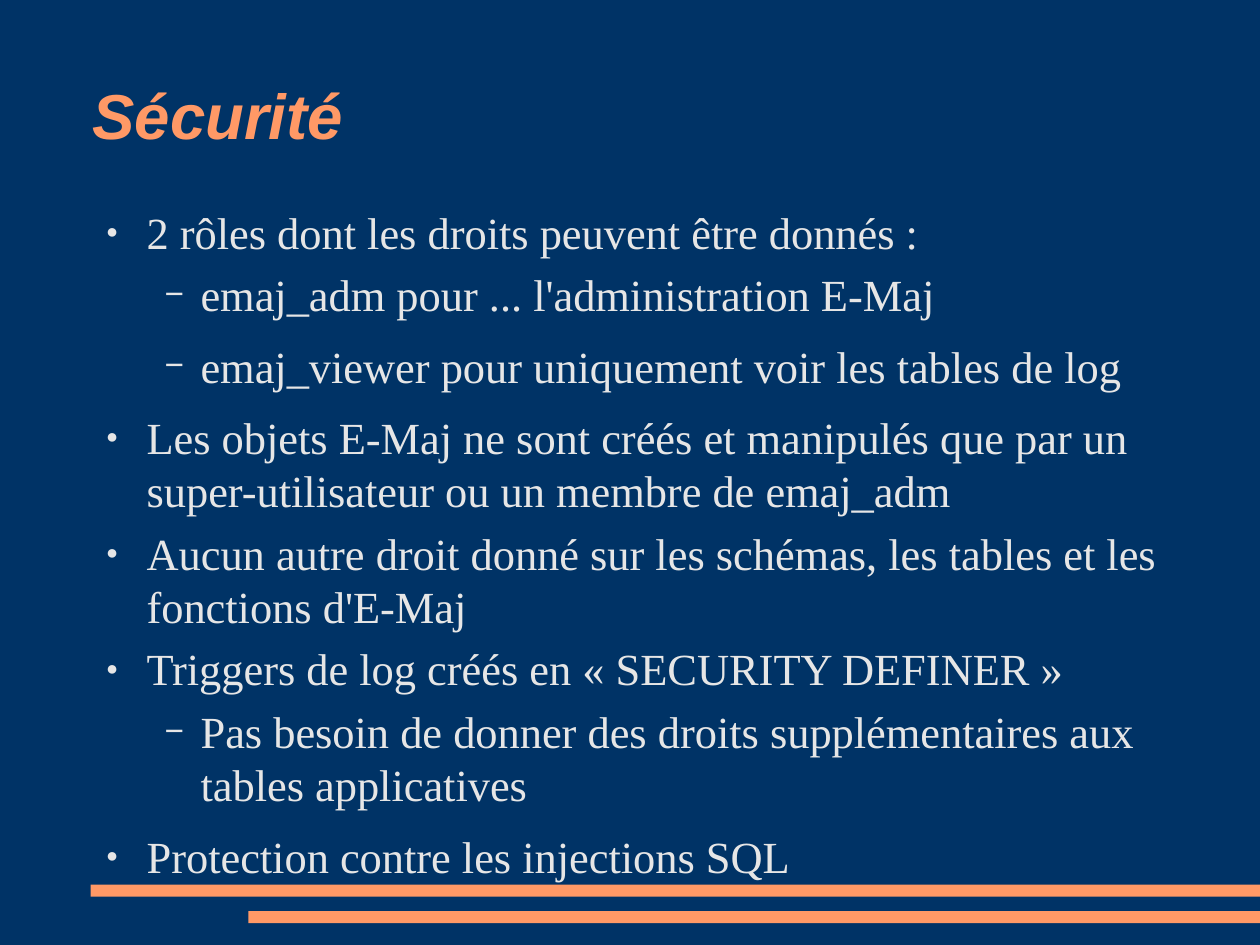
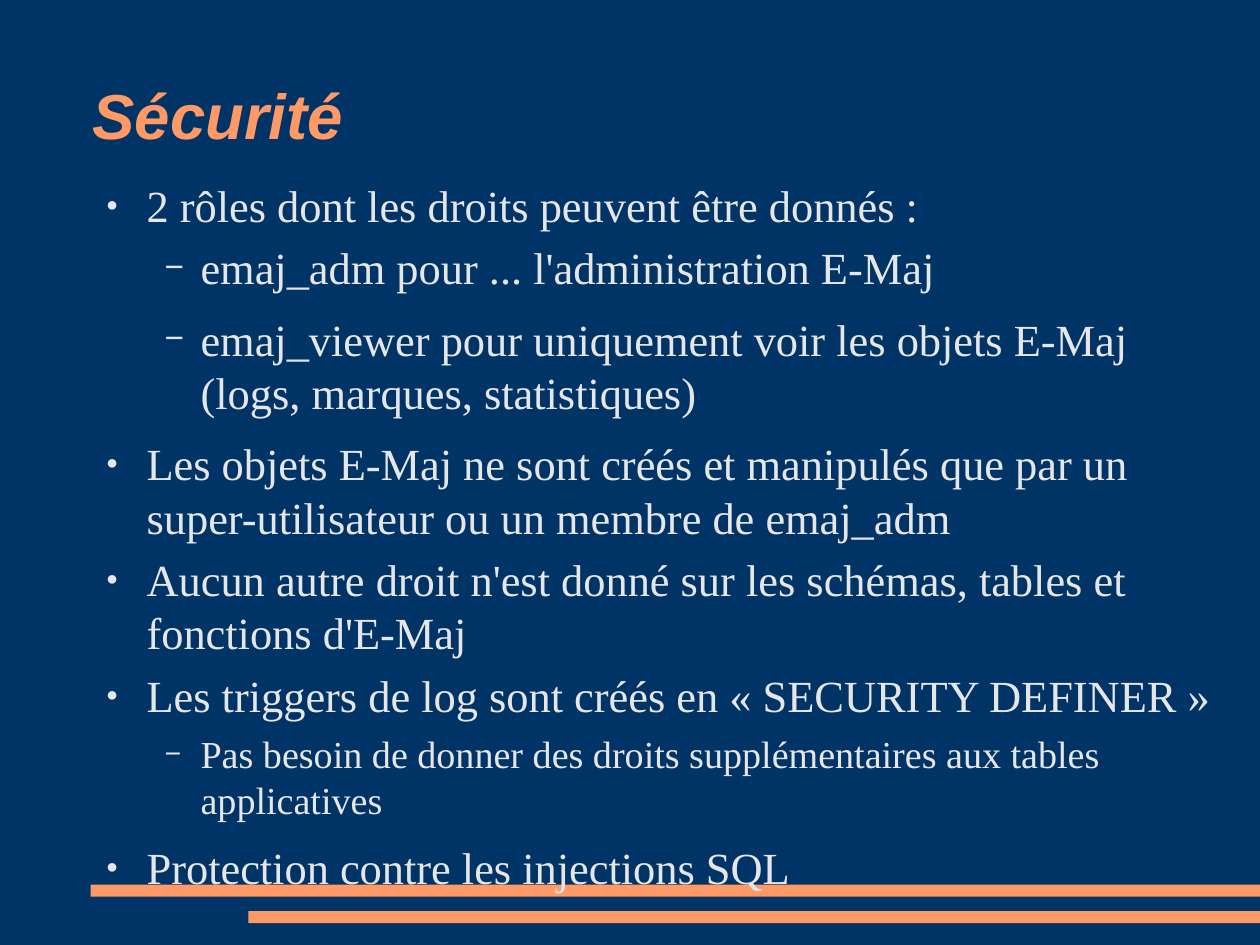
Before and after one commit to beaud76/emaj_doc, a slide deck: slide 32 of Emaj_pres_fr.odp (slide 30 before the commit). Drawn at 1260x945 pixels with LibreOffice and Linux fonts; fonts in the diff are those of the drawing. Boxes give left, top, right and bottom in pixels: in the first picture for what was removed or moved away, otherwise in the second. Text is boxed around its words. In the diff, an @@ line names an element or a change of style, - is before the commit and + after.

```diff
--- a/Emaj_pres_fr.odp
+++ b/Emaj_pres_fr.odp
@@ text "2 rôles dont les droits ...": place and size @@
-text "2 rôles dont les droits ..." at box(147, 218, 1155, 881)
+text "2 rôles dont les droits ..." at box(147, 191, 1176, 893)
@@ text at box(201, 325, 1127, 418): text changed @@
-  − emaj_viewer pour uniquement voir les tables de log
+  − emaj_viewer pour uniquement voir les objets E-Maj (logs, marques, statistiques)
@@ text at box(147, 565, 1176, 721): text changed @@
-● Aucun autre droit donné sur les schémas, les tables et les fonctions d'E-Maj
-● Triggers de log créés en « SECURITY DEFINER »
+● Aucun autre droit n'est donné sur les schémas, tables et fonctions d'E-Maj
+● Les triggers de log sont créés en « SECURITY DEFINER »
@@ text at box(201, 741, 1100, 821): size 28 to 24 pt in "Pas besoin de donner des droits supplémentaires ..." @@
```
Also in this commit, not shown: 9 other slides changed, 3 slides added, 1 slide removed, 3 other files.
